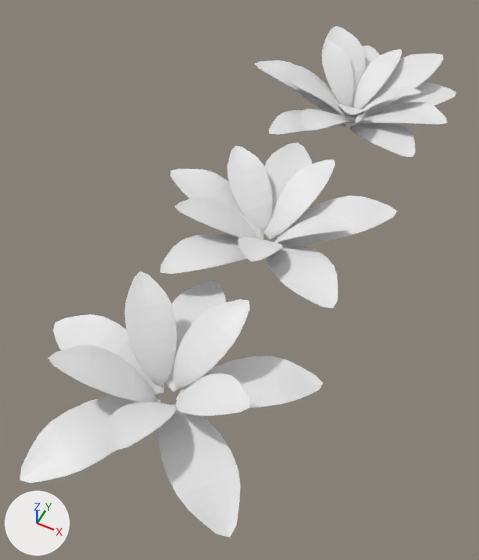
Two versions of the Blender file Swords and Sails/Island/untitled.blend, one commit apart.
Camera for both pictures: a 50 mm camera at (1.33, -3.15, 3.44) aimed at (-0.08, -0.32, -0.1). The lights are fixed; the arrows at lower left show +X, +Y and +Z.

In view in the first picture: '3 bush', 'Bush 1', 'Flat Bush'.
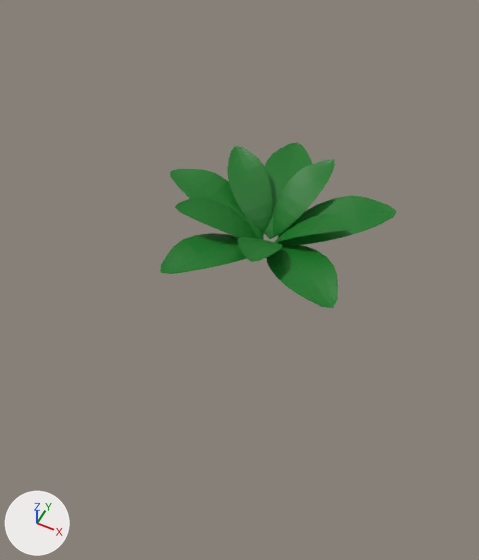
Pixel boxes [x1, y1, x2, y2] of what changed, in the pictures (479 x 560 px):
'Flat Bush', deleted
    before: [20, 271, 323, 538]
'Bush 1', recoloured (white to green)
    both: [160, 142, 397, 308]
'3 bush', deleted
    before: [255, 26, 457, 157]

The edits, one by one:
Picture 'leafs.png' (img_leafs_png) is new.
Material 'Bush' (mat_bush) is new.
Its texture is img_leafs_png.
me_sphere_003 has 2740 vertices, 2720 faces and spans x -1.18..1.03, y -1.06..1.17, z 0.02..0.61.
me_sphere_003 now uses material mat_bush (picture img_leafs_png).
Object 'Flat Bush' (ob_flat_bush) is deleted.
Object '3 bush' (ob_3_bush) is deleted.
